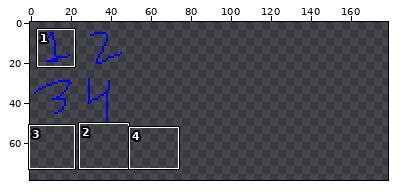
Sprite sheet: assets/graphics/tilesheet.png. Above: a wide view before the commit, with the close-up outlined.
Close-up. Before the commit:
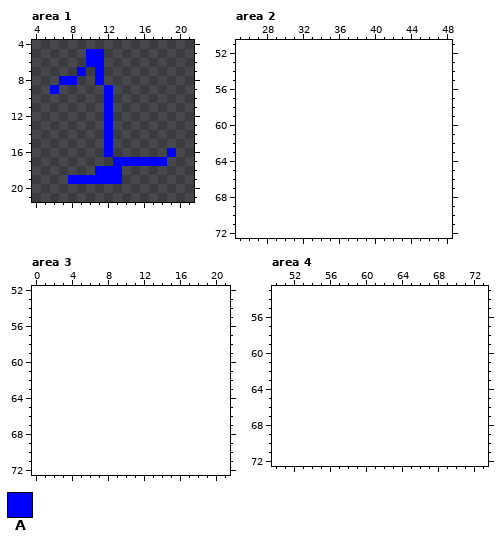
The file is 50x50 pixels. Shown: area 1: x 4..21, y 4..21; area 2: x 25..48, y 51..72; area 3: x 0..21, y 52..72; area 4: x 50..73, y 53..72. The old version is drawn lined up with the new one, on the new canvas. The wide view leaves out empty margins. The commit also changed other parts of the picture, which this record leaves out.
Palette (. is transparent): A #0000ff
Pixels before, area 1, first column x 6:
 5 ....AA........
 6 ....AA........
 7 ...A.A........
 8 .AA..A........
 9 A.....A.......
10 ......A.......
11 ......A.......
12 ......A.......
13 ......A.......
14 ......A.......
15 ......A.......
16 ......A......A
17 .......AAAAAA.
18 .....AAA......
19 ..AAAAAA......
Once edited:
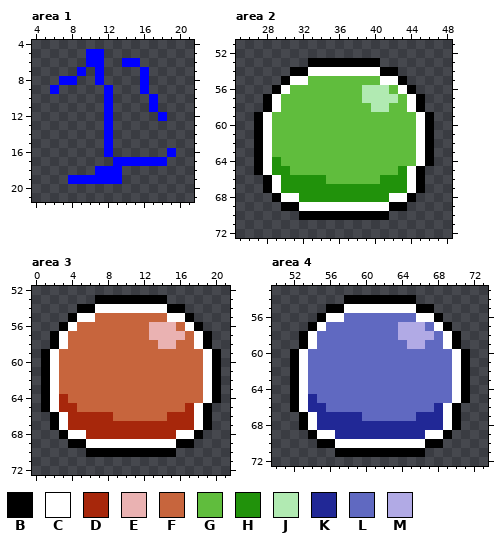
Colours new in this view: B #000000  C #ffffff  D #a7270b  E #eab2b2  F #c7653d  G #60bd3d  H #21920b  J #b1eab2  K #212896  L #6069c1  M #b1aae5
Changes in this commit:
canvas 50x50 -> 200x200
Changed rows in their new state; - is an unchanged pixel.
Area 1:
first column x 14:
 6 AA---
 7 --A--
 8 --A--
 9 --A--
10 ---A-
11 ---A-
12 ----A
Area 2:
first column x 27:
53 ------BBBBBBBB------
54 ----BBCCCCCCCCBB----
55 ---BCCGGGGGGGGCCB---
56 --BCGGGGGGGGJJJGCB--
57 -BCGGGGGGGGGJJJJGCB-
58 -BCGGGGGGGGGGJJGGCB-
59 BCGGGGGGGGGGGGGGGGCB
60 BCGGGGGGGGGGGGGGGGCB
61 BCGGGGGGGGGGGGGGGGCB
62 BCGGGGGGGGGGGGGGGGCB
63 BCGGGGGGGGGGGGGGGGCB
64 BCHGGGGGGGGGGGGGGGCB
65 BCHHGGGGGGGGGGGGHCB-
66 -BCHHHHHGGGGGGHHHCB-
67 -BCHHHHHHHHHHHHHHCB-
68 --BCCHHHHHHHHHHCCB--
69 ---BBCCCCCCCCCCBB---
70 -----BBBBBBBBBB-----
Area 3:
first column x 1:
53 ------BBBBBBBB------
54 ----BBCCCCCCCCBB----
55 ---BCCFFFFFFFFCCB---
56 --BCFFFFFFFFEEEFCB--
57 -BCFFFFFFFFFEEEEFCB-
58 -BCFFFFFFFFFFEEFFCB-
59 BCFFFFFFFFFFFFFFFFCB
60 BCFFFFFFFFFFFFFFFFCB
61 BCFFFFFFFFFFFFFFFFCB
62 BCFFFFFFFFFFFFFFFFCB
63 BCFFFFFFFFFFFFFFFFCB
64 BCDFFFFFFFFFFFFFFFCB
65 BCDDFFFFFFFFFFFFDCB-
66 -BCDDDDDFFFFFFDDDCB-
67 -BCDDDDDDDDDDDDDDCB-
68 --BCCDDDDDDDDDDCCB--
69 ---BBCCCCCCCCCCBB---
70 -----BBBBBBBBBB-----
Area 4:
first column x 52:
54 ------BBBBBBBB------
55 ----BBCCCCCCCCBB----
56 ---BCCLLLLLLLLCCB---
57 --BCLLLLLLLLMMMLCB--
58 -BCLLLLLLLLLMMMMLCB-
59 -BCLLLLLLLLLLMMLLCB-
60 BCLLLLLLLLLLLLLLLLCB
61 BCLLLLLLLLLLLLLLLLCB
62 BCLLLLLLLLLLLLLLLLCB
63 BCLLLLLLLLLLLLLLLLCB
64 BCLLLLLLLLLLLLLLLLCB
65 BCKLLLLLLLLLLLLLLLCB
66 BCKKLLLLLLLLLLLLKCB-
67 -BCKKKKKLLLLLLKKKCB-
68 -BCKKKKKKKKKKKKKKCB-
69 --BCCKKKKKKKKKKCCB--
70 ---BBCCCCCCCCCCBB---
71 -----BBBBBBBBBB-----
Boxes around the changes in both close-ups, in picture pixels (x1, y1, x2, y2):
added: (122, 58, 167, 121)
added: (254, 58, 434, 220)
added: (41, 295, 221, 457)
added: (290, 295, 470, 457)
